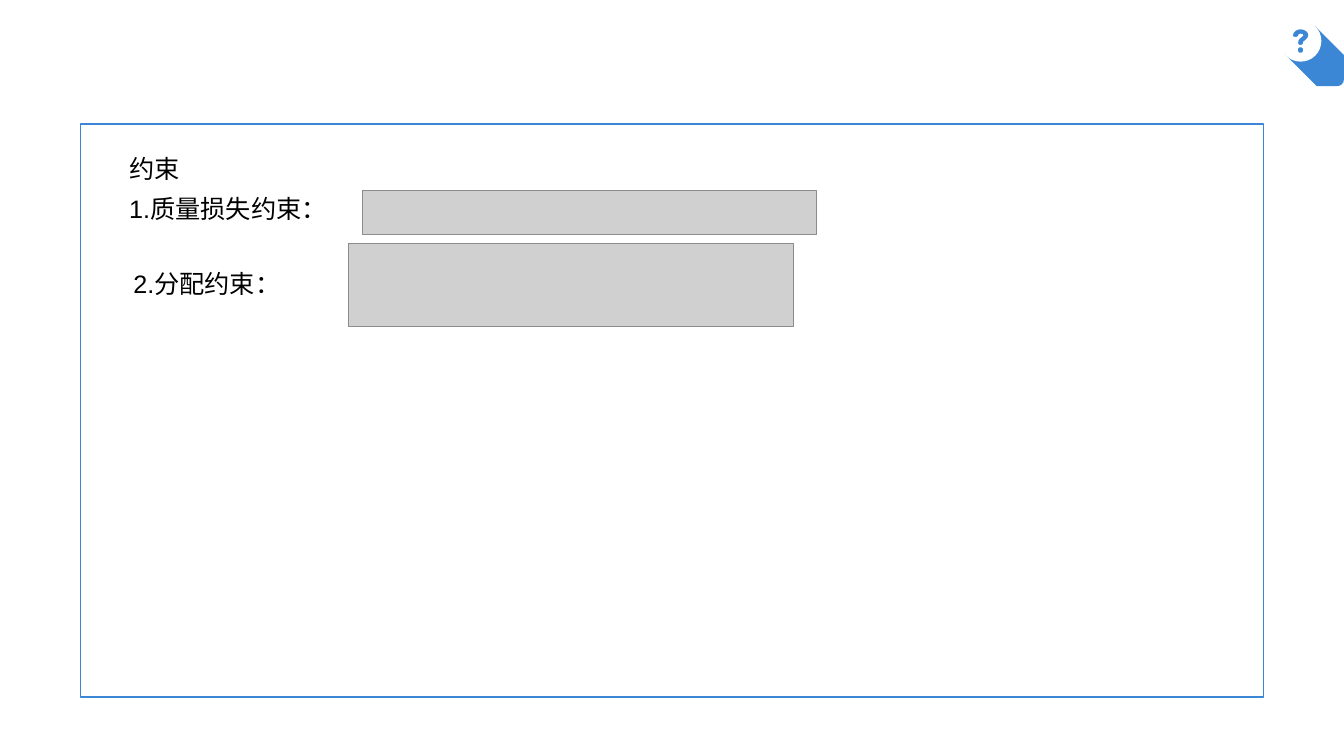
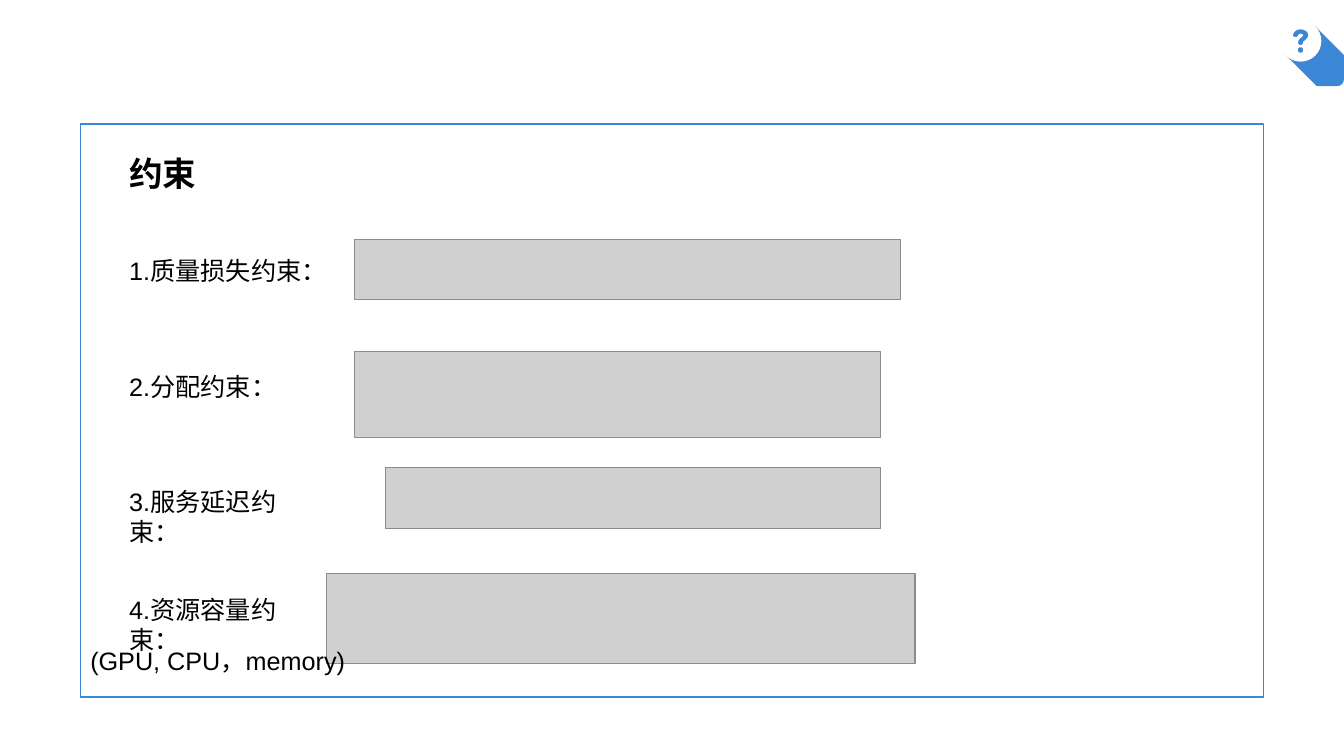
Before and after one commit to AlfredChiang/Mobile-Edge-Computing, a slide deck: slide 7 of Folo Latency andQuality Optimized Task Allocation in Vehicular Fog Computing/2018-11-20.pptx. Drawn at 1344x756 pixels with LibreOffice and Linux fonts; fonts in the diff are those of the drawing; grey boxes stand for pictures; background and template pictures are left out. Boxes give left, top, right and bottom in pixels: in the first picture for what was removed or moved away, otherwise in the second. Text is boxed around its words. In the diff, an @@ line names an element or a change of style, - is before the commit and + after.

```diff
--- a/Folo Latency andQuality Optimized Task Allocation in Vehicular Fog Computing/2018-11-20.pptx
+++ b/Folo Latency andQuality Optimized Task Allocation in Vehicular Fog Computing/2018-11-20.pptx
@@ text "约束" at (129, 157, 196, 189): size 18 to 24 pt, bold on @@
@@ picture removed at (363, 191, 818, 235) @@
@@ picture: place and size @@
-picture at (349, 244, 795, 327)
+picture at (354, 239, 900, 298)
@@ text "1.质量损失约束：": place and size @@
-text "1.质量损失约束：" at (129, 198, 326, 220)
+text "1.质量损失约束：" at (129, 260, 326, 282)
@@ picture added at (354, 352, 880, 438) @@
@@ text "2.分配约束：": place and size @@
-text "2.分配约束：" at (133, 273, 280, 295)
+text "2.分配约束：" at (129, 376, 276, 398)
@@ picture added at (386, 468, 881, 528) @@
@@ text added at (129, 491, 276, 543), 18 pt, text #000000 @@
+3.服务延迟约束：
@@ text added at (129, 599, 276, 656), 18 pt, text #000000 @@
+4.资源容量约束：
@@ picture added at (327, 574, 915, 664) @@
@@ text added at (90, 649, 345, 675), 18 pt, text #000000 @@
+(GPU, CPU，memory)
```
Also in this commit, not shown: 2 other slides changed, 4 slides added, 1 slide removed.
